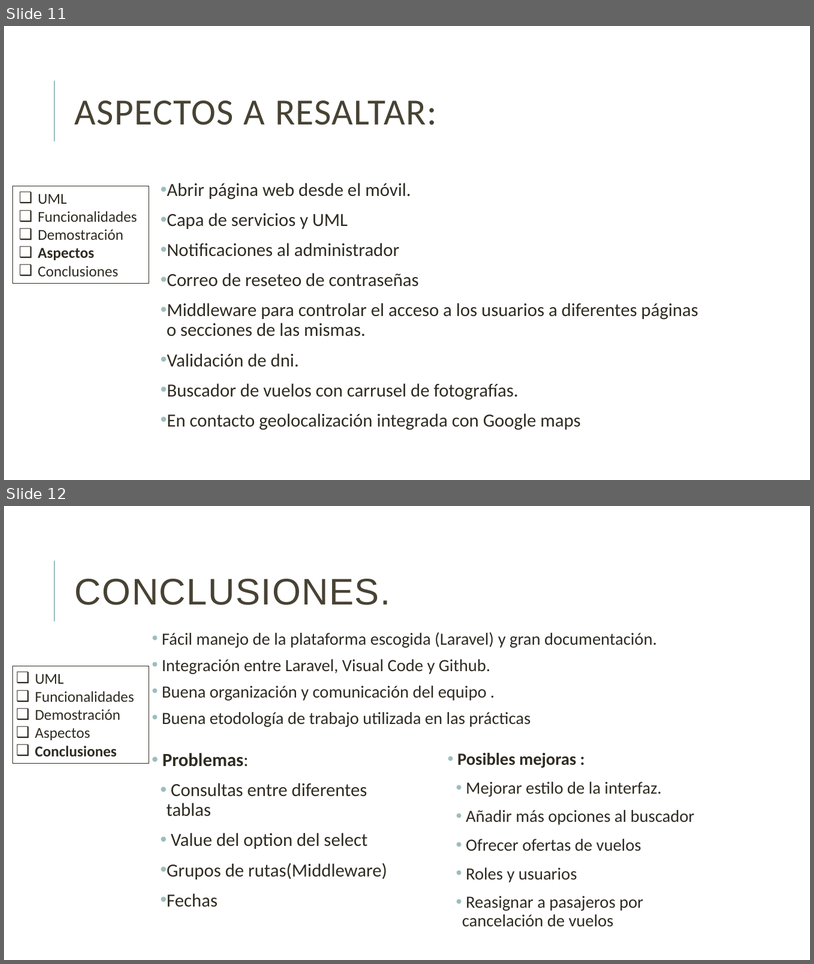
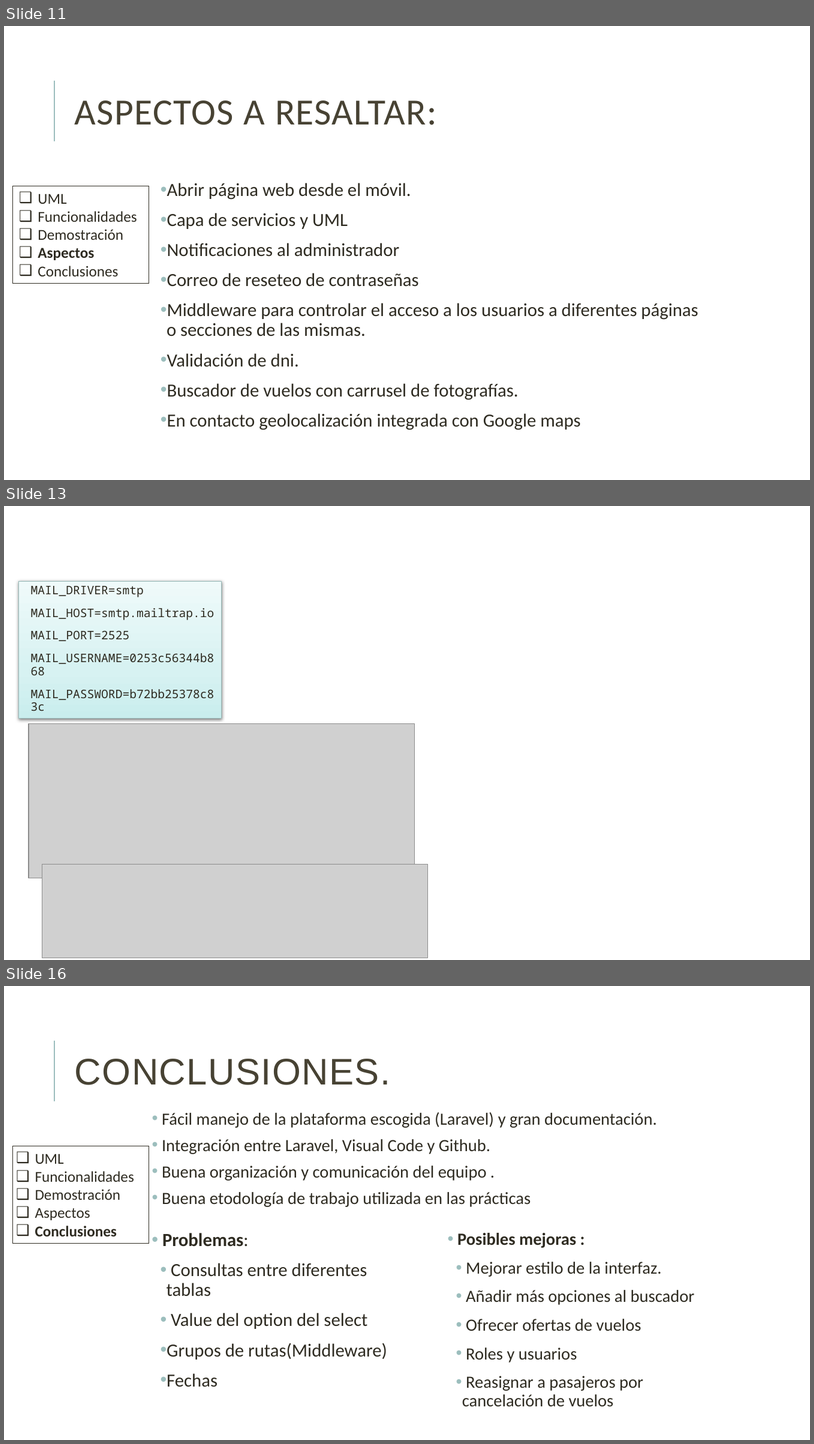
Before and after one commit to danielallhoff/M17-G4-AirDSS, a slide deck: AIRDSS.pptx. Shown one above the other, each under a label of ours: slides 11 and 12 before the commit, slides 11, 13 and 16 after it; the slides between them are not shown. The pictures are 814x964 and 814x1444 pixels, drawn with LibreOffice and Linux fonts; fonts in the diff are those of the drawing; grey boxes stand for pictures; background and template pictures are left out. Boxes give left, top, right and bottom in pixels: in the first picture for what was removed or moved away, otherwise in the second. Text is boxed around its words. In the diff, an @@ line names an element or a change of style, - is before the commit and + after.

```diff
--- a/AIRDSS.pptx
+++ b/AIRDSS.pptx
@@ slide 13 added at <box>4,506,810,960</box>, background picture (left out) @@
@@ rectangle added at <box>18,581,222,718</box>, fill gradient #C9EEED to #D8F2F2 to #EFFBFA, outline #98BBBA 0.75 pt, 14 pt, text #2E2B21 @@
+  MAIL_DRIVER=smtp
+  MAIL_HOST=smtp.mailtrap.io
+  MAIL_PORT=2525
+  MAIL_USERNAME=0253c56344b868
+  MAIL_PASSWORD=b72bb25378c83c
+  MAIL_ENCRYPTION=tls
@@ picture added at <box>29,723,416,877</box> @@
@@ picture added at <box>42,864,428,957</box> @@
@@ what was slide 12 is now slide 16 @@
```
Also in this commit, not shown: 1 slide changed, 3 other slides added.
